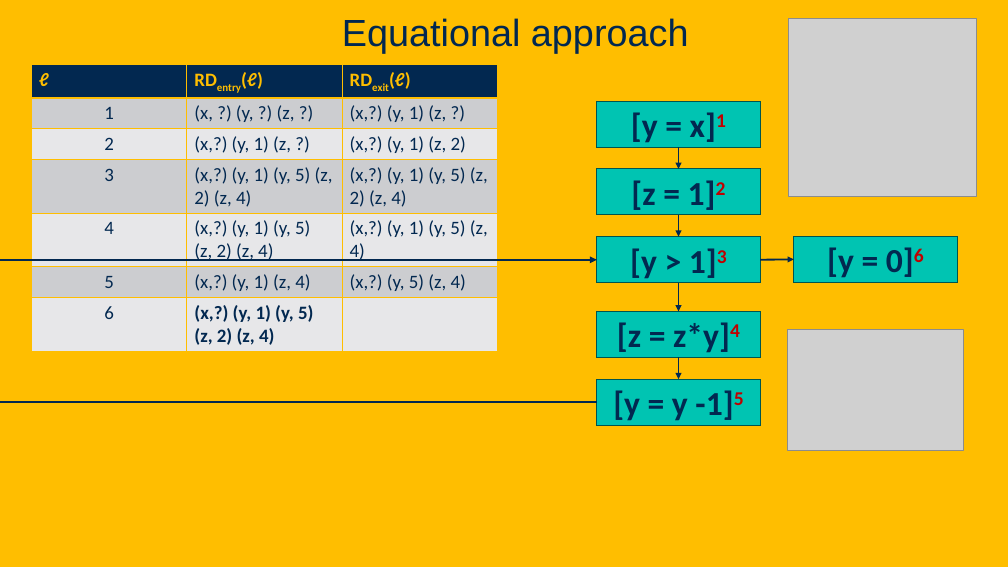
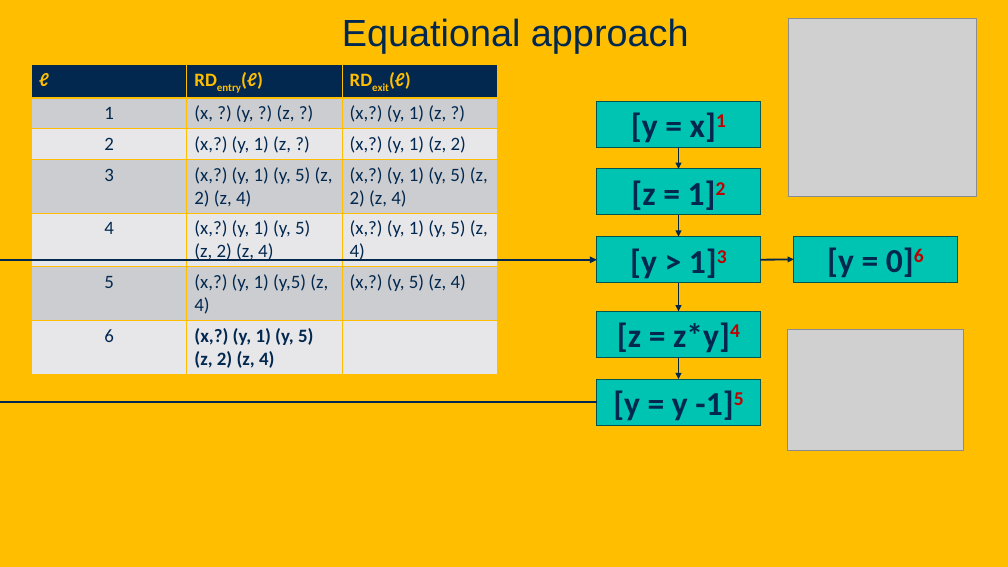
Before and after one commit to davsec-teaching/ECS289C-Spring2025, a slide deck: slide 39 of slides/3_data_flow_analysis.pptx. Drawn at 1008x567 pixels with LibreOffice and Linux fonts; fonts in the diff are those of the drawing; grey boxes stand for pictures; background and template pictures are left out. Boxes give left, top, right and bottom in pixels: in the first picture for what was removed or moved away, otherwise in the second. Text is boxed around its words. In the diff, an @@ line names an element or a change of style, - is before the commit and + after.

Commit message:
fixed bug on slide 39

```diff
--- a/slides/3_data_flow_analysis.pptx
+++ b/slides/3_data_flow_analysis.pptx
@@ table at [32, 65, 497, 372] @@
-row 6, column 2: (x,?) (y, 1) (z, 4)
+row 6, column 2: (x,?) (y, 1) (y,5) (z, 4)
```
